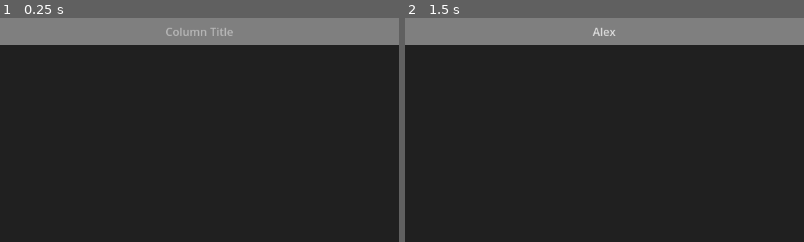
Above: before the commit, frames 1-2 (left to right).
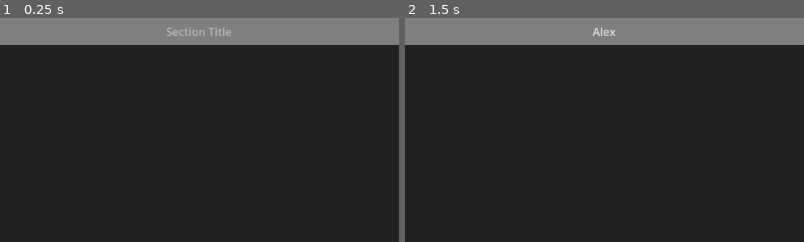
Above: after the commit, the same moments.

Repository: Andreaspolis/kanban-board
Game: Godot game, scene res://main.tscn
Same seed, same stepped clock (60 frames per second), same inputs: the game is played once before the commit and once after it.
Inputs (mouse positions are % of the whole screen's width and height, from its top left):
- Up to frame 1 (0.25 s): no input
- Up to frame 2 (1.5 s): click (50, 3) at 0.52 s; type "Alex" at 0.6 s; tap Enter at 1.25 s; drag from (50, 50) to (60, 28) at 1.27 s
The pictures show only the part of the screen within x 25-75%, y 0-50%; the shares and areas given below are measured in that part.

The runs differ from the first frame. In frame 1, 0.3% of the frame differs, in the area x 41-59%, y 4-9%; in frame 2, nothing differs.
Error in both runs: Cannot call method 'get_var' on a null value. (res://global/save_manager.gd:8)

Commit message:
Final fixes for first release

Diff:
--- a/global/save_manager.gd
+++ b/global/save_manager.gd
@@ -14,7 +14,7 @@
 
 
 func column_removed(index: int) -> void:
-	data.pop_at(index)
+	data.remove_at(index)
 
 
 func section_added(column_index: int, section_index: int) -> void:
@@ -22,7 +22,7 @@
 
 
 func section_removed(column_index: int, section_index: int) -> void:
-	data[column_index].pop_at(section_index)
+	data[column_index].remove_at(section_index)
 
 
 func section_renamed(column_index: int, section_index: int, text: String) -> void:
@@ -34,7 +34,15 @@
 
 
 func card_removed(column_index: int, section_index: int, card_index: int) -> void:
-	data[column_index][section_index].cards.pop_at(card_index)
+	data[column_index][section_index].cards.remove_at(card_index)
+
+
+func card_moved(
+	column_from: int, section_from: int, card_from: int,
+	column_to: int, section_to: int
+) -> void:
+	var card = data[column_from][section_from].cards.pop_at(card_from)
+	data[column_to][section_to].cards.append(card)
 
 
 func card_edited(
--- a/section.gd
+++ b/section.gd
@@ -7,7 +7,7 @@
 
 func load_data() -> void:
 	for card: String in SaveManager.data[get_parent().get_index()][get_index()].cards:
-		_add_card(card)
+		add_card_no_save(card)
 
 
 func _gui_input(event: InputEvent) -> void:
@@ -17,6 +17,11 @@
 
 
 func _add_card(text: String = "") -> void:
+	add_card_no_save(text)
+	SaveManager.card_added(get_parent().get_index(), get_index())
+
+
+func add_card_no_save(text: String = "") -> void:
 	var card = preload("res://card.tscn").instantiate()
 	card.text = text
 	card.open_popup.connect(show_right_click_menu)
@@ -38,6 +43,7 @@
 
 func add_column(index: int) -> void:
 	var column = load("res://column.tscn").instantiate()
+	column.add_child(preload("res://section.tscn").instantiate())
 	get_parent().add_sibling(column)
 	get_parent().get_parent().move_child(column, index)
 	SaveManager.column_added(index)
@@ -74,12 +80,20 @@
 	SaveManager.section_renamed(get_parent().get_index(), get_index(), new_text)
 
 
-func _can_drop_data(at_position: Vector2, _data: Variant) -> bool:
+func _can_drop_data(at_position: Vector2, _card: Variant) -> bool:
 	return cards_parent.get_rect().has_point(at_position)
 
 
-func _drop_data(_at_position: Vector2, data: Variant) -> void:
-	data.reparent(cards_parent)
+func _drop_data(_at_position: Vector2, card: Variant) -> void:
+	var section = card.get_node("../../../../..")
+	var column_index = section.get_parent().get_index()
+	var section_index = section.get_index()
+	var card_index = card.get_index()
+	card.reparent(cards_parent)
+	SaveManager.card_moved(
+		column_index, section_index, card_index,
+		get_parent().get_index(), get_index()
+	)
 
 func show_right_click_menu(location: Vector2, card: Control = null) -> void:
 	right_click_popup.position = location
--- a/section.tscn
+++ b/section.tscn
@@ -51,7 +51,7 @@
 layout_mode = 2
 size_flags_horizontal = 3
 theme_override_styles/focus = SubResource("StyleBoxEmpty_s16ru")
-placeholder_text = "Column Title"
+placeholder_text = "Section Title"
 alignment = 1
 context_menu_enabled = false
 flat = true
--- a/section_right_click_popup.gd
+++ b/section_right_click_popup.gd
@@ -74,7 +74,6 @@
 	match id:
 		MenuItemId.ADD_CARD:
 			add_card.emit()
-			SaveManager.card_added(get_parent().get_index(), get_index())
 		MenuItemId.REMOVE_CARD:
 			SaveManager.card_removed(
 				get_parent().get_parent().get_index(),
Not shown, added: export_presets.cfg
Not shown, changed: .gitignore
